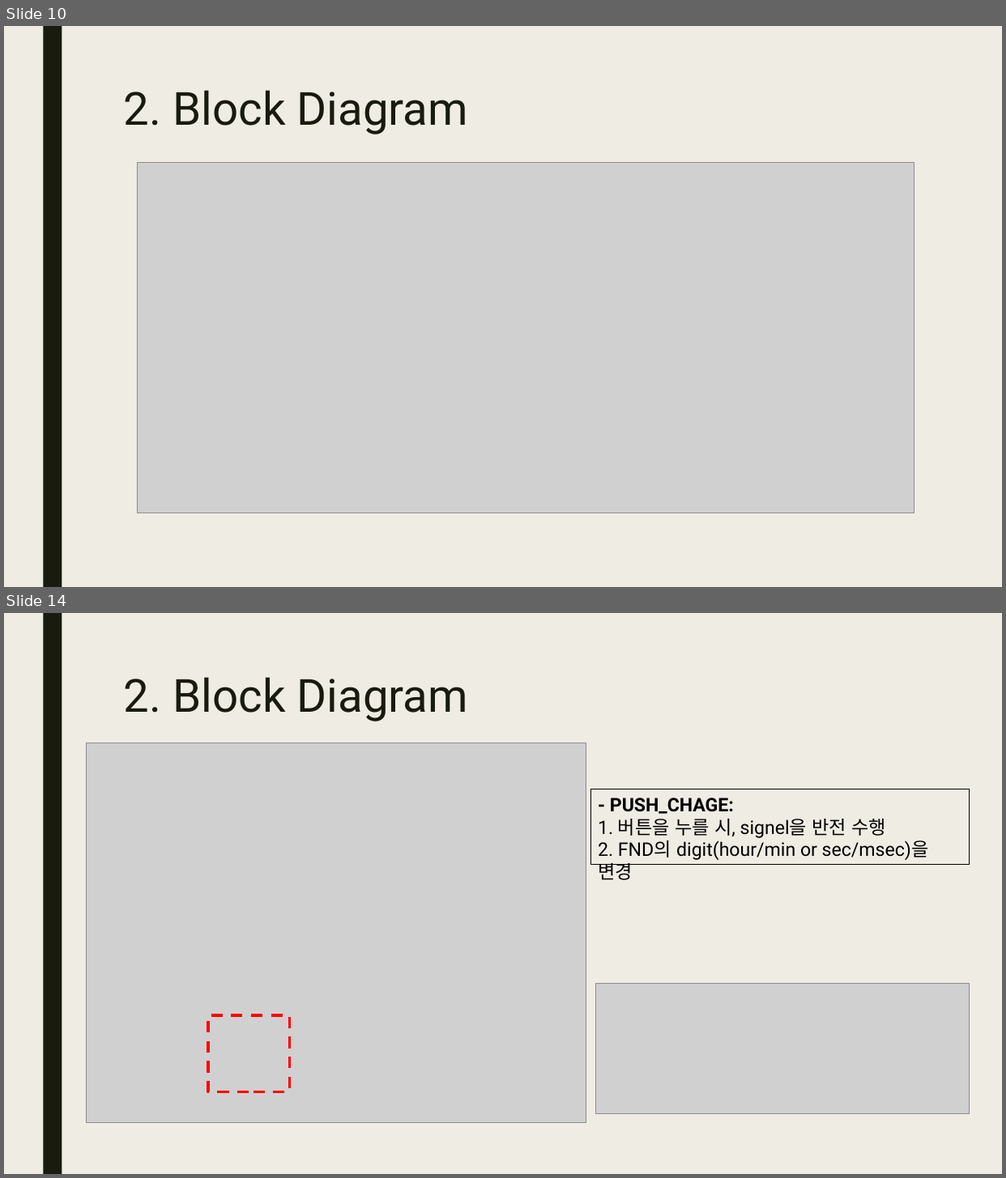
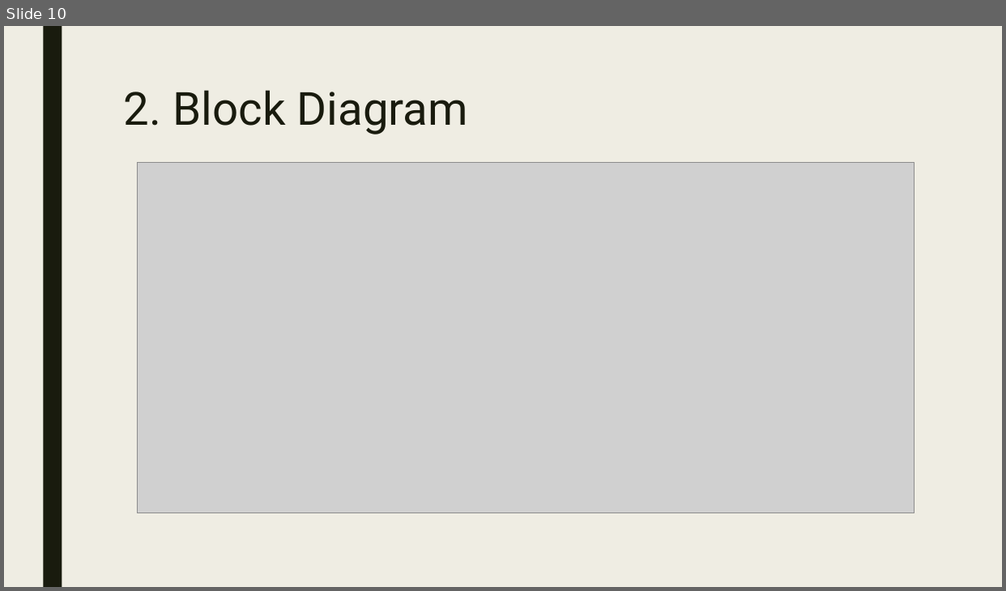
Before and after one commit to JunHyoung0608/Verilog_2026_Project, a slide deck: L01_uart_stopwatch_watch/이준형_stopwatch_watch_rev1.pptx. Shown one above the other, each under a label of ours: slides 10 and 14 before the commit, slide 10 after it; the slides between them are not shown. The pictures are 1006x1178 and 1006x591 pixels, drawn with LibreOffice and Linux fonts; fonts in the diff are those of the drawing; grey boxes stand for pictures. Boxes give left, top, right and bottom in pixels: in the first picture for what was removed or moved away, otherwise in the second. Text is boxed around its words. In the diff, an @@ line names an element or a change of style, - is before the commit and + after.

```diff
--- a/L01_uart_stopwatch_watch/이준형_stopwatch_watch_rev1.pptx
+++ b/L01_uart_stopwatch_watch/이준형_stopwatch_watch_rev1.pptx
@@ slide 14 removed at bbox=[4, 613, 1002, 1174], background #EFEDE3; not listed: 1 template element that a slide beside it also shows @@
@@ title removed at bbox=[124, 677, 468, 722] @@
-2. Block Diagram
@@ picture removed at bbox=[87, 743, 586, 1122] @@
@@ rectangle removed at bbox=[591, 790, 970, 865] @@
-- PUSH_CHAGE:
-1. 버튼을 누를 시, signel을 반전 수행
-2. FND의 digit(hour/min or sec/msec)을 변경
@@ picture removed at bbox=[596, 983, 970, 1114] @@
@@ rectangle removed at bbox=[208, 1016, 289, 1093] @@
```
Also in this commit, not shown: 1 slide changed, 12 slides added, 36 other slides removed, 4 other files.
